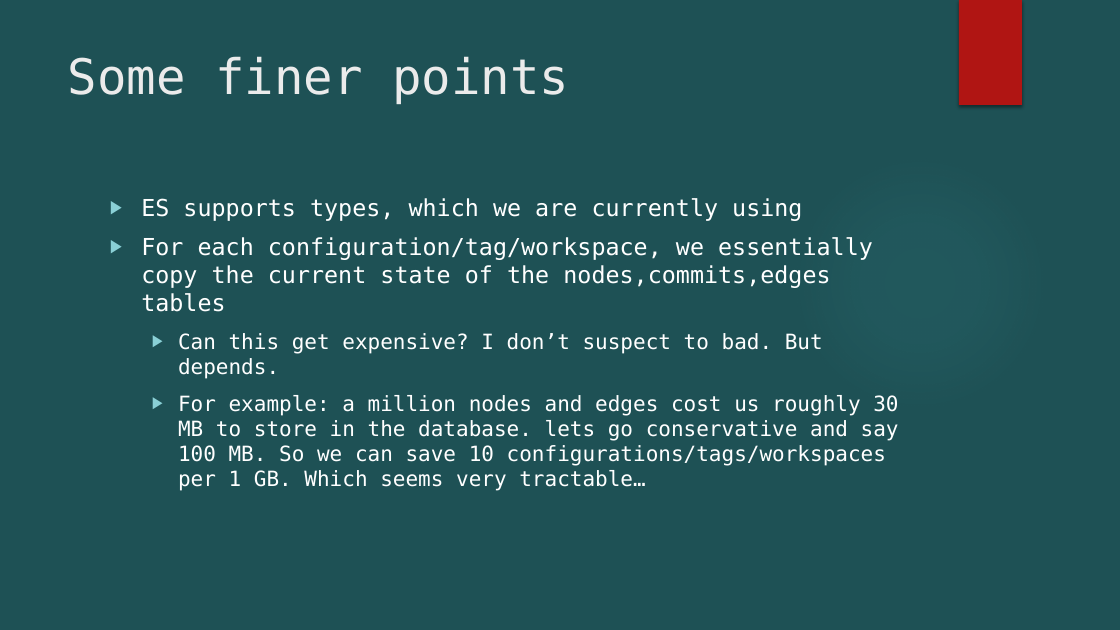
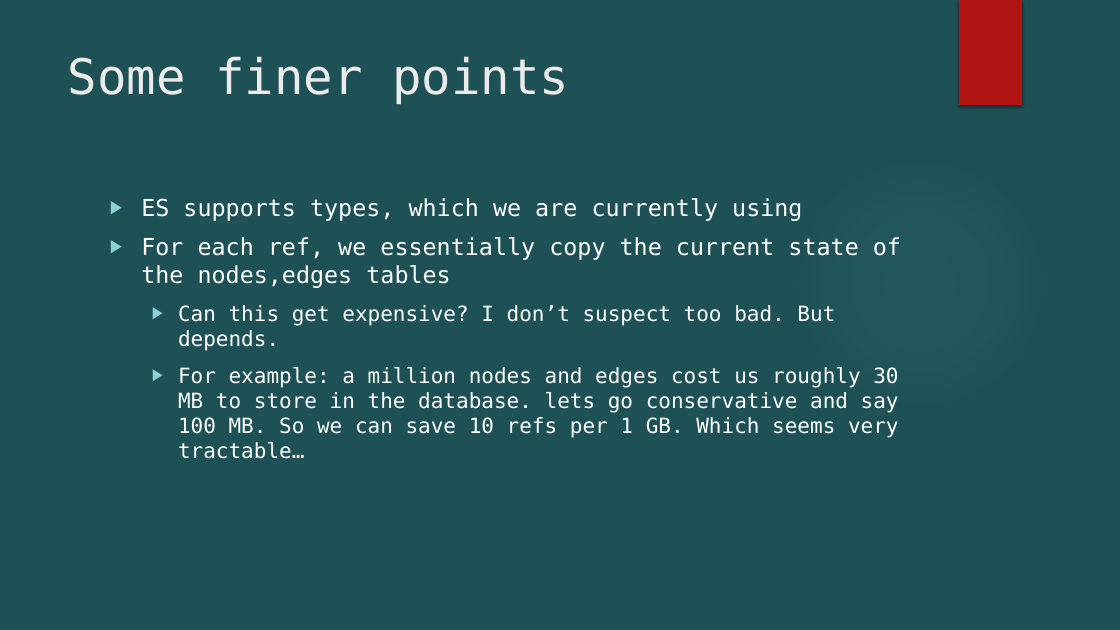
Before and after one commit to Open-MBEE/mms-alfresco, a slide deck: slide 11 of mms-ent/docs/MMS using ES + PG.pptx (slide 20 before the commit). Drawn at 1120x630 pixels with LibreOffice and Linux fonts; fonts in the diff are those of the drawing; background and template pictures are left out. Boxes give left, top, right and bottom in pixels: in the first picture for what was removed or moved away, otherwise in the second. Text is boxed around its words. In the diff, an @@ line names an element or a change of style, - is before the commit and + after.

```diff
--- a/mms-ent/docs/MMS using ES + PG.pptx
+++ b/mms-ent/docs/MMS using ES + PG.pptx
@@ text at (141, 237, 901, 459): text changed @@
-▶ For each configuration/tag/workspace, we essentially copy the current state of the nodes,commits,edges tables
-  ▶ Can this get expensive? I don’t suspect to bad. But depends.
-  ▶ For example: a million nodes and edges cost us roughly 30 MB to store in the database. lets go conservative and say 100 MB. So we can save 10 configurations/tags/workspaces per 1 GB. Which seems very tractable…
+▶ For each ref, we essentially copy the current state of the nodes,edges tables
+  ▶ Can this get expensive? I don’t suspect too bad. But depends.
+  ▶ For example: a million nodes and edges cost us roughly 30 MB to store in the database. lets go conservative and say 100 MB. So we can save 10 refs per 1 GB. Which seems very tractable…
```
Also in this commit, not shown: 11 other slides changed, 13 slides removed, 2 other files.
